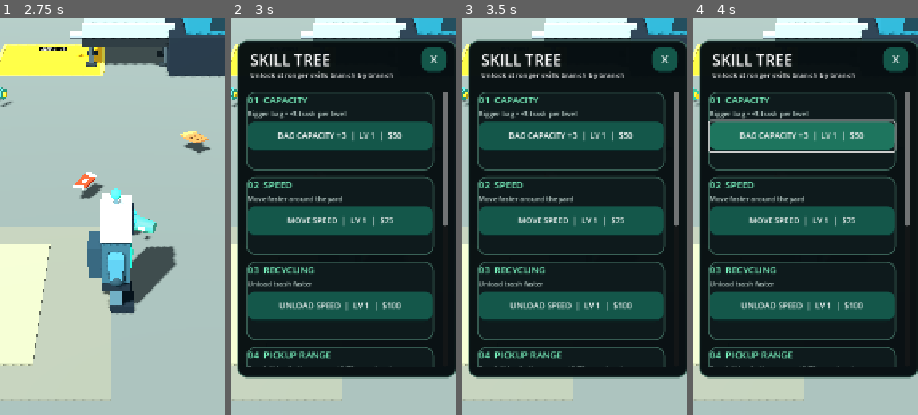
Above: before the commit, frames 1-4 (left to right).
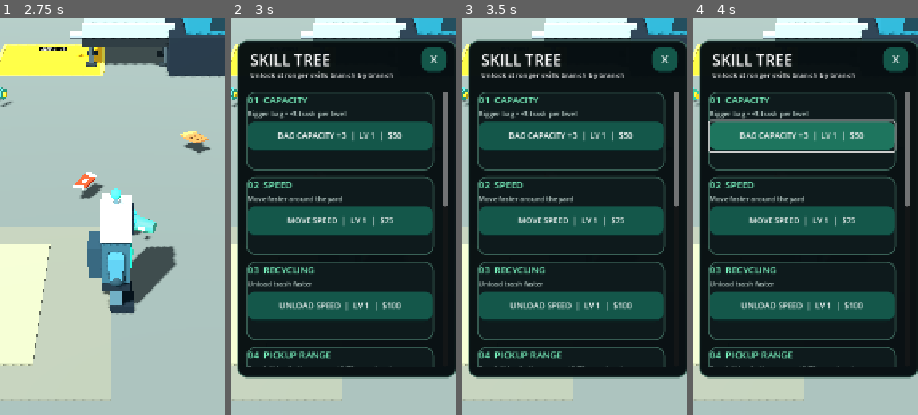
Above: after the commit, the same moments.

Repository: zekainstabot/trash-empire
Game: Godot game, scene res://Scenes/Main.tscn
The game is run twice, just before and just after one commit, with the same random seed, the same clock (stepped at 60 frames per second) and the same inputs.
Inputs (mouse positions are % of the whole screen's width and height, from its top left):
- Up to frame 1 (2.75 s): move the mouse to (72, 45) at 0.52 s; hold D (move_right) 0.53-1.25 s; click (72, 45) at 0.67 s; drag from (30, 55) to (45, 70) at 1.27 s; click "PICK UP" at 2 s
- Up to frame 2 (3 s): click "SKILL TREE" at 2.75 s
- Up to frame 3 (3.5 s): no input
- Up to frame 4 (4 s): click "BAG CAPACITY +3 | LV 1 | $50" at 3.5 s
The pictures show only the part of the screen within x 24-74%, y 26-76%; the shares and areas given below are measured in that part.

Frame 1 is identical in both runs. In frame 2, 0.1% of the frame differs, in the area x 94-97%, y 47-53%; in frame 3, 0.1%; in frame 4, 0.1%.

Commit message:
Add auto pickup upgrade to skill tree

Diff:
--- a/Scripts/main.gd
+++ b/Scripts/main.gd
@@ -16,6 +16,8 @@
 var equipment_upgrade_level := 1
 var technology_upgrade_level := 1
 var spawn_upgrade_level := 1
+var auto_pickup_level := 0
+var auto_pickup_timer := 0.0
 var recycling_bonus := 1.0
 var skill_buttons: Array[Button] = []
 var unload_timer := 0.0
@@ -65,6 +67,7 @@
 	_animate_robot(delta)
 	_animate_conveyor(delta)
 	_process_auto_sell(delta)
+	_process_auto_pickup(delta)
 
 func _build_world() -> void:
 	var world_env := WorldEnvironment.new()
@@ -450,7 +453,7 @@
 	skill_scroll.horizontal_scroll_mode = ScrollContainer.SCROLL_MODE_DISABLED
 	upgrade_panel.add_child(skill_scroll)
 	var skill_list := VBoxContainer.new()
-	skill_list.custom_minimum_size = Vector2(300, 920)
+	skill_list.custom_minimum_size = Vector2(300, 1080)
 	skill_list.add_theme_constant_override("separation", 10)
 	skill_scroll.add_child(skill_list)
 
@@ -460,6 +463,7 @@
 	_add_skill_branch(skill_list, "04  PICKUP RANGE", "Reach litter farther away • +0.75m per level", "PICKUP RANGE", Callable(self, "_upgrade_equipment"))
 	_add_skill_branch(skill_list, "05  TECHNOLOGY", "Earn more cash from every item", "RECYCLING VALUE", Callable(self, "_upgrade_technology"))
 	_add_skill_branch(skill_list, "06  TRASH SUPPLY", "More litter appears each time you pull to refill", "REFILL CAPACITY", Callable(self, "_upgrade_spawn"))
+	_add_skill_branch(skill_list, "07  AUTO PICKUP", "Automatically collect nearby litter while you move", "AUTO COLLECT", Callable(self, "_upgrade_auto_pickup"))
 	_refresh_upgrade_prices()
 
 	var hint := _label("DRAG PAD TO MOVE", Vector2(18, -28), 12, layer)
@@ -543,6 +547,17 @@
 	else:
 		_set_message("Get closer to a piece of trash.")
 
+func _process_auto_pickup(delta: float) -> void:
+	if auto_pickup_level <= 0 or not is_instance_valid(player) or carried >= capacity:
+		auto_pickup_timer = 0.0
+		return
+	auto_pickup_timer += delta
+	var interval := maxf(0.35, 1.5 - float(auto_pickup_level - 1) * 0.15)
+	if auto_pickup_timer < interval:
+		return
+	auto_pickup_timer = 0.0
+	_collect_nearby()
+
 func _process_auto_sell(delta: float) -> void:
 	if not is_instance_valid(player):
 		return
@@ -636,7 +651,7 @@
 	return int(ceil(float(base_cost) * pow(1.25, float(level - 1))))
 
 func _refresh_upgrade_prices() -> void:
-	if skill_buttons.size() < 6:
+	if skill_buttons.size() < 7:
 		return
 	skill_buttons[0].text = "BAG CAPACITY +3  |  LV %d  |  $%d" % [upgrade_level, _upgrade_cost(50, upgrade_level)]
 	skill_buttons[1].text = "MOVE SPEED  |  LV %d  |  $%d" % [speed_upgrade_level, _upgrade_cost(75, speed_upgrade_level)]
@@ -644,6 +659,7 @@
 	skill_buttons[3].text = "PICKUP RANGE +0.75M  |  LV %d  |  $%d" % [equipment_upgrade_level, _upgrade_cost(125, equipment_upgrade_level)]
 	skill_buttons[4].text = "RECYCLING VALUE  |  LV %d  |  $%d" % [technology_upgrade_level, _upgrade_cost(150, technology_upgrade_level)]
 	skill_buttons[5].text = "TRASH PER REFILL +6  |  LV %d  |  $%d" % [spawn_upgrade_level, _upgrade_cost(175, spawn_upgrade_level)]
+	skill_buttons[6].text = "AUTO PICKUP  |  LV %d  |  $%d" % [auto_pickup_level, _upgrade_cost(250, auto_pickup_level + 1)]
 
 func _upgrade_spawn() -> void:
 	var cost := _upgrade_cost(175, spawn_upgrade_level)
@@ -656,6 +672,21 @@
 	_refresh_upgrade_prices()
 	_save_game()
 	_set_message("Trash supply upgraded! +6 trash on every manual refill.")
+
+func _upgrade_auto_pickup() -> void:
+	var cost := _upgrade_cost(250, auto_pickup_level + 1)
+	if money < cost:
+		_set_message("You need $%d for automatic pickup." % cost)
+		return
+	money -= cost
+	auto_pickup_level += 1
+	_update_ui()
+	_refresh_upgrade_prices()
+	_save_game()
+	if auto_pickup_level == 1:
+		_set_message("Auto pickup unlocked! Nearby litter is collected automatically.")
+	else:
+		_set_message("Auto pickup upgraded! Collection is faster.")
 
 func _apply_unlocked_districts() -> void:
 	for index in range(mini(yard_stage - 1, expansion_gates.size())):
@@ -714,6 +745,7 @@
 	save.set_value("progress", "equipment_level", equipment_upgrade_level)
 	save.set_value("progress", "technology_level", technology_upgrade_level)
 	save.set_value("progress", "spawn_level", spawn_upgrade_level)
+	save.set_value("progress", "auto_pickup_level", auto_pickup_level)
 	save.set_value("progress", "yard_stage", yard_stage)
 	save.save("user://trash_empire.save")
 
@@ -730,8 +762,9 @@
 	equipment_upgrade_level = int(save.get_value("progress", "equipment_level", 1))
 	technology_upgrade_level = int(save.get_value("progress", "technology_level", 1))
 	spawn_upgrade_level = int(save.get_value("progress", "spawn_level", 1))
+	auto_pickup_level = int(save.get_value("progress", "auto_pickup_level", 0))
 	yard_stage = clampi(int(save.get_value("progress", "yard_stage", 1)), 1, 3)
-	collection_range = 2.5 + float(equipment_upgrade_level - 1) * 0.55
+	collection_range = 2.5 + float(equipment_upgrade_level - 1) * 0.75
 	recycling_bonus = 1.0 + float(technology_upgrade_level - 1) * 0.15
 
 func _spawn_trash(amount: int) -> void:
